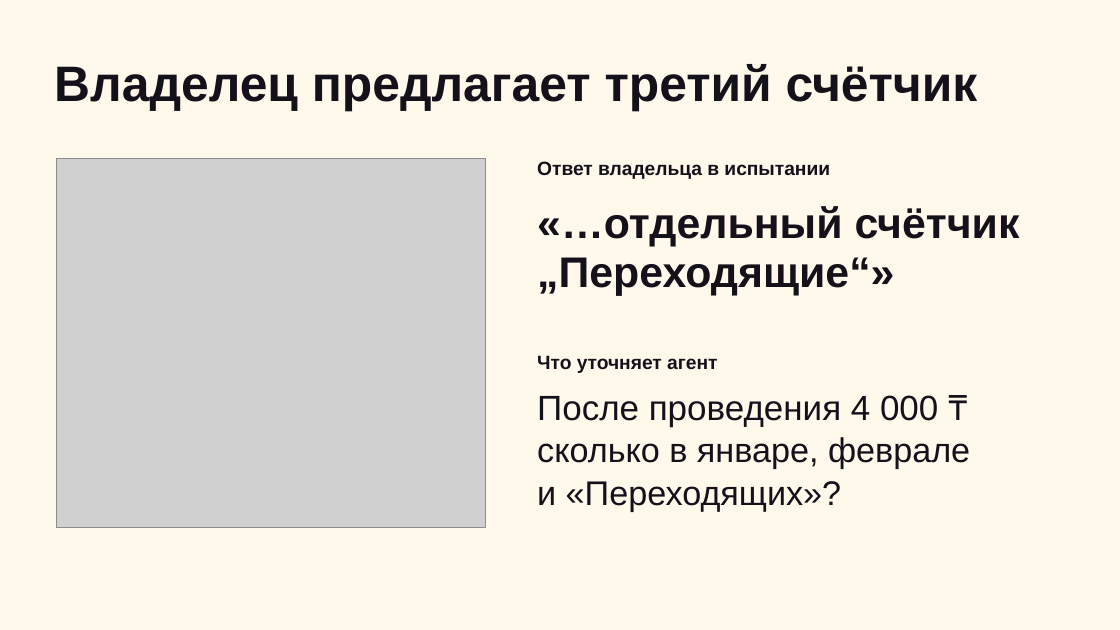
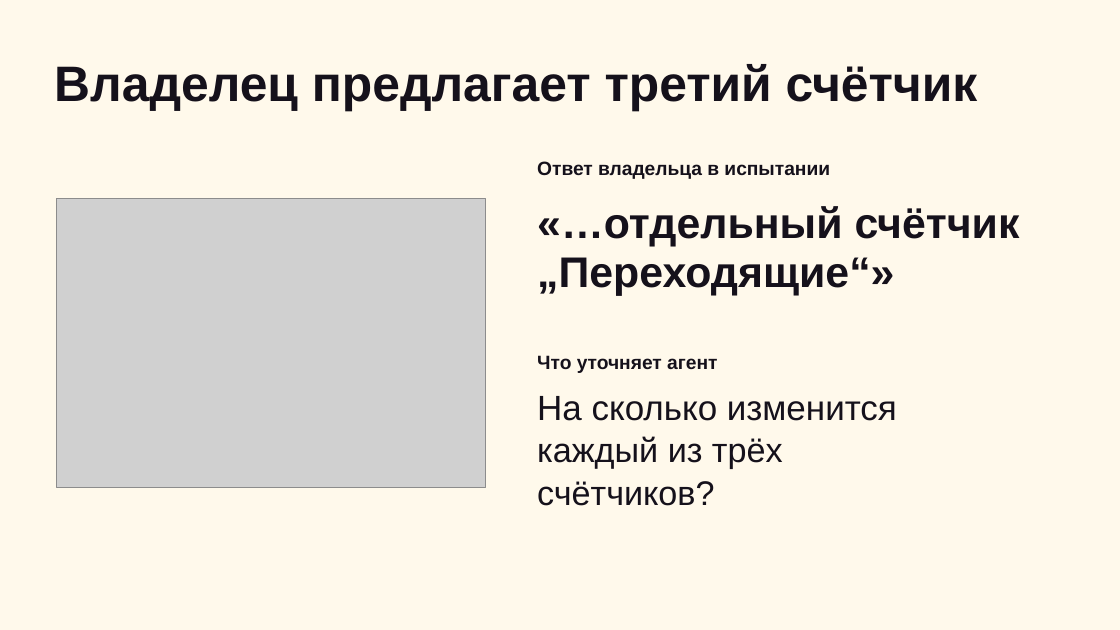
Before and after one commit to gojosatorukz/bcc-requirements-reviewer, a slide deck: slide 4 of presentation/bcc-pitch.pptx. Drawn at 1120x630 pixels with LibreOffice and Linux fonts; fonts in the diff are those of the drawing; grey boxes stand for pictures. Boxes give left, top, right and bottom in pixels: in the first picture for what was removed or moved away, otherwise in the second. Text is boxed around its words. In the diff, an @@ line names an element or a change of style, - is before the commit and + after.

```diff
--- a/presentation/bcc-pitch.pptx
+++ b/presentation/bcc-pitch.pptx
@@ picture resized from (x1=57, y1=158, x2=486, y2=528) to (x1=57, y1=198, x2=486, y2=487) @@
@@ text at (x1=537, y1=396, x2=897, y2=421): text changed @@
-После проведения 4 000 ₸
+На сколько изменится
@@ text at (x1=537, y1=436, x2=783, y2=469): text changed @@
-сколько в январе, феврале
+каждый из трёх
@@ text at (x1=537, y1=481, x2=714, y2=506): text changed @@
-и «Переходящих»?
+счётчиков?
```
Also in this commit, not shown: 3 other slides changed.
